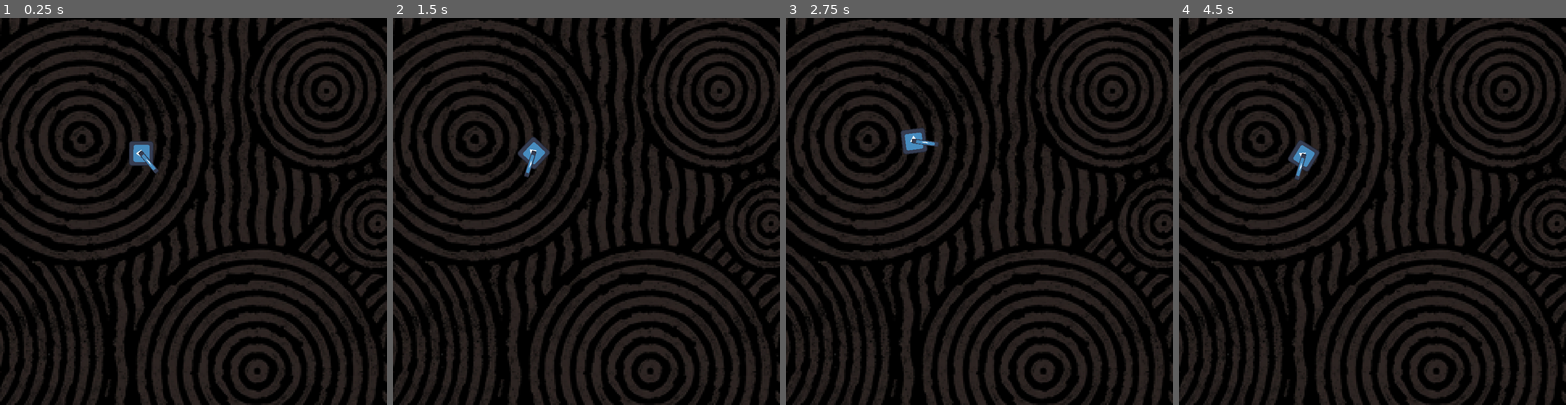
Above: before the commit, frames 1-4 (left to right).
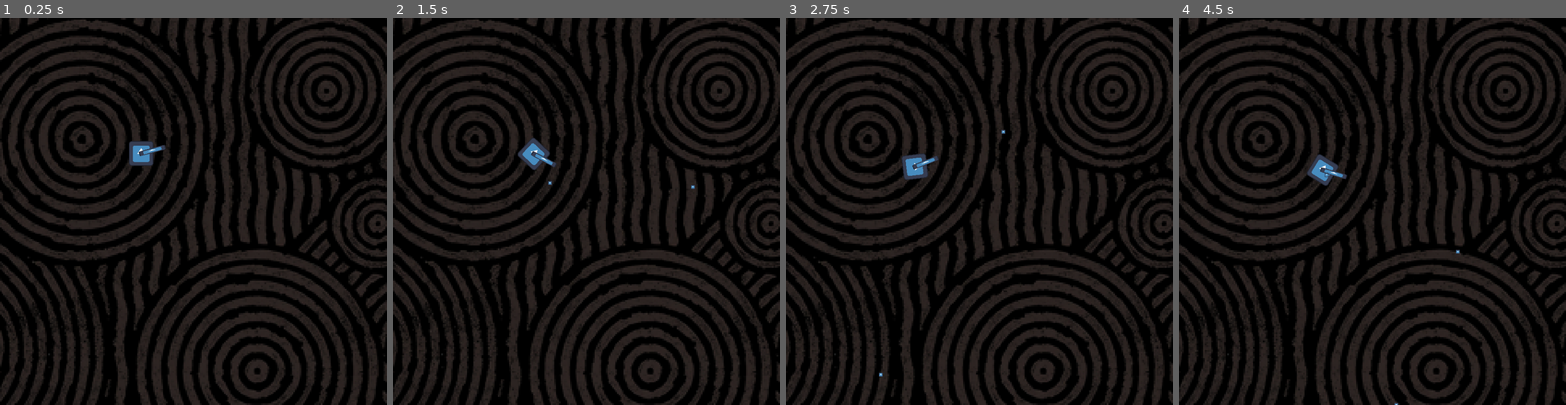
Above: after the commit, the same moments.

Repository: 4wardAerial/spaceInvaders
Game: Godot game, scene res://objects/game/game.tscn
Same seed, same stepped clock (60 frames per second), same inputs: the game is played once before the commit and once after it. The engine's default icon, where the game draws it, is replaced by a stand-in: a white triangle on a blue panel in a dark square.
Inputs (mouse positions are in pixels of both pictures, inside the frame that each line leads up to):
- Up to frame 1 (0.25 s): no input
- Up to frame 2 (1.5 s): tap Enter at 0.5 s; move the mouse to (671, 192) at 0.52 s; hold D (right) 0.53-1.28 s; click (671, 192) at 0.6 s; move the mouse to (509, 230) at 1.27 s; hold S (down) from 1.28 s (still down); click (509, 230) at 1.35 s
- Up to frame 3 (2.75 s): move the mouse to (1018, 126) at 2.02 s; release S (down) at 2.03 s; hold D (right) from 2.03 s (still down); right-click (1018, 126) at 2.1 s; click (1018, 126) at 2.3 s
- Up to frame 4 (4.5 s): move the mouse to (1353, 288) at 2.77 s; release D (right) at 2.78 s; hold W (up) 2.78-3.53 s; tap Space (special2) at 2.85 s; click (1353, 288) at 3.05 s; move the mouse to (1488, 269) at 3.52 s; hold A (left) from 3.53 s (still down); click (1488, 269) at 3.6 s; move the mouse to (1256, 153) at 4.27 s; click (1256, 153) at 4.35 s

The runs differ from the first frame. In frame 1, 0.2% of the frame differs, in the area x 34-43%, y 32-41%; in frame 2, 0.2%; in frame 3, 0.9%, in the area x 24-57%, y 28-93%; in frame 4, 0.9%.

Commit message:
Tries to find a way to fix shotting backwards

Diff:
--- a/objects/game/game.gd
+++ b/objects/game/game.gd
@@ -1,7 +1,12 @@
 extends Node2D
 
-func _on_player_bullet_shot() -> void:
-	print("SHOT")
+var bullet_scene : PackedScene = preload("res://objects/projectiles/bullet.tscn")
+
+func _on_player_bullet_shot(posit : Vector2, direct : Vector2) -> void:
+	var bullet = bullet_scene.instantiate() as Area2D
+	bullet.position = posit
+	bullet.direction = direct
+	$projectiles.add_child(bullet)
 
 func _on_player_special_1_shot() -> void:
 	print("SPECIAL 1")
--- a/objects/game/game.tscn
+++ b/objects/game/game.tscn
@@ -12,6 +12,8 @@
 [node name="player" parent="." instance=ExtResource("2_q1pno")]
 position = Vector2(438, 420)
 
+[node name="projectiles" type="Node2D" parent="."]
+
 [connection signal="bullet_shot" from="player" to="." method="_on_player_bullet_shot"]
 [connection signal="special_1_shot" from="player" to="." method="_on_player_special_1_shot"]
 [connection signal="special_2_shot" from="player" to="." method="_on_player_special_2_shot"]
--- a/objects/player/player.tscn
+++ b/objects/player/player.tscn
@@ -8,11 +8,12 @@
 height = 74.0
 
 [node name="playerBody" type="CharacterBody2D"]
+rotation = -1.57079
 script = ExtResource("1_58cc7")
 
 [node name="playerBottomSprite" type="Sprite2D" parent="."]
 position = Vector2(-5.72205e-06, -1.0848e-05)
-rotation = -1.57079
+rotation = 1.57079
 scale = Vector2(0.6, 0.6)
 texture = ExtResource("1_we2eh")
 
@@ -21,6 +22,10 @@
 scale = Vector2(0.660117, 0.117188)
 texture = ExtResource("1_we2eh")
 offset = Vector2(54.1609, -0.000732422)
+
+[node name="bulletMarker" type="Marker2D" parent="playerTopSprite"]
+position = Vector2(115.131, -0.000141281)
+scale = Vector2(1.51488, 8.5333)
 
 [node name="playerCollision" type="CollisionShape2D" parent="."]
 rotation = -1.57079
--- a/objects/player/playerBody.gd
+++ b/objects/player/playerBody.gd
@@ -1,6 +1,6 @@
 extends CharacterBody2D
 
-signal bullet_shot
+signal bullet_shot(posit, direct)
 signal special_1_shot
 signal special_2_shot
 
@@ -50,10 +50,14 @@
 			velocity = Vector2.ZERO
 
 func specials_input() -> void:
+	var cannon_direction : Vector2 = (get_global_mouse_position() - position).normalized()
+	var body_direction : Vector2 = Vector2(cos(rotation), sin(rotation))
+
 	if Input.is_action_just_pressed("attack") and can_attack:
 		can_attack = false
 		$playerTimers/attackCooldown.start(0.5)
-		bullet_shot.emit()
+		bullet_shot.emit($playerTopSprite/bulletMarker.global_position, cannon_direction)
+		print(cannon_direction.angle_to(body_direction))
 
 	if Input.is_action_just_pressed("special1") and can_special_1:
 		can_special_1 = false
--- /dev/null
+++ b/objects/projectiles/bullet.gd
@@ -0,0 +1,8 @@
+extends Area2D
+
+const SPEED : float = 500.0
+
+var direction : Vector2
+
+func _process(delta: float) -> void:
+	position += direction * SPEED * delta
--- a/objects/projectiles/bullet.tscn
+++ b/objects/projectiles/bullet.tscn
@@ -1,17 +1,17 @@
-[gd_scene load_steps=3 format=3 uid="uid://cj2mg0o72hj84"]
+[gd_scene load_steps=4 format=3 uid="uid://cj2mg0o72hj84"]
 
+[ext_resource type="Script" path="res://objects/projectiles/bullet.gd" id="1_6iyls"]
 [ext_resource type="Texture2D" uid="uid://dhcafgbmbbn46" path="res://images/icon.svg" id="1_ijtcm"]
 
 [sub_resource type="CircleShape2D" id="CircleShape2D_1mjdm"]
 radius = 7.0
 
-[node name="bullet" type="Node2D"]
+[node name="bulletArea" type="Area2D"]
+script = ExtResource("1_6iyls")
 
 [node name="bulletSprite" type="Sprite2D" parent="."]
 scale = Vector2(0.1, 0.1)
 texture = ExtResource("1_ijtcm")
 
-[node name="Area2D" type="Area2D" parent="."]
-
-[node name="CollisionShape2D" type="CollisionShape2D" parent="Area2D"]
+[node name="CollisionShape2D" type="CollisionShape2D" parent="."]
 shape = SubResource("CircleShape2D_1mjdm")
